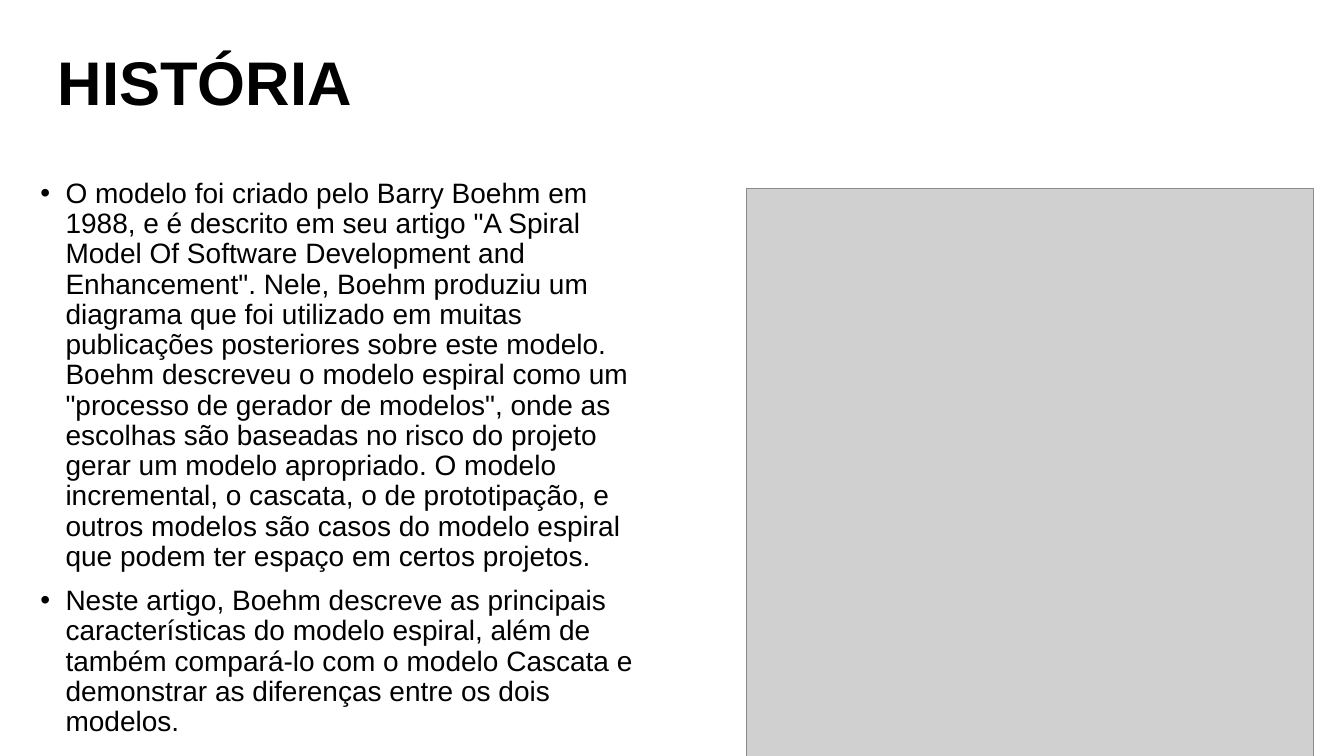
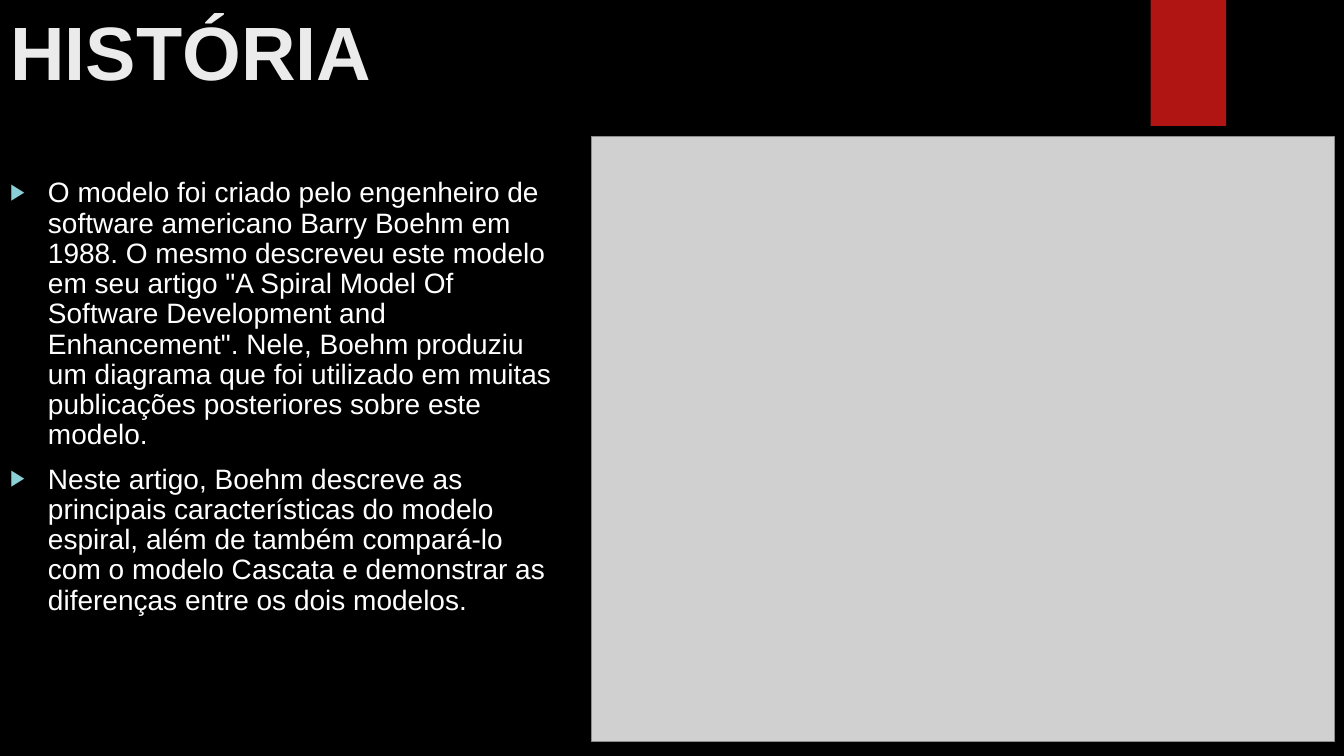
Before and after one commit to GabrielDSS0/ETEC-Coisas-Escolares, a slide deck: slide 4 of 1 etim ds 2022/Analise e Projeto de Sistemas/Trabalho sobre modelo Espiral/Modelo Espiral.pptx. Drawn at 1344x756 pixels with LibreOffice and Linux fonts; fonts in the diff are those of the drawing; grey boxes stand for pictures; background and template pictures are left out. Boxes give left, top, right and bottom in pixels: in the first picture for what was removed or moved away, otherwise in the second. Text is boxed around its words. In the diff, an @@ line names an element or a change of style, - is before the commit and + after.

```diff
--- a/1 etim ds 2022/Analise e Projeto de Sistemas/Trabalho sobre modelo Espiral/Modelo Espiral.pptx
+++ b/1 etim ds 2022/Analise e Projeto de Sistemas/Trabalho sobre modelo Espiral/Modelo Espiral.pptx
@@ background #FFFFFF to picture (left out) @@
@@ title "HISTÓRIA": place and size @@
-title "HISTÓRIA" at box(58, 55, 352, 106)
+title "HISTÓRIA" at box(10, 20, 371, 81)
@@ title "HISTÓRIA" at box(10, 20, 371, 81): size 44 to 54 pt, text colour #000000 to #EBEBEB; line spacing 0.9 to 1; vertical alignment middle to top @@
@@ rectangle added at box(1150, 0, 1226, 126), fill #B01513 @@
@@ picture: place and size @@
-picture at box(747, 189, 1314, 756)
+picture at box(592, 137, 1335, 741)
@@ text "O modelo foi criado pelo ...": place and size @@
-text "O modelo foi criado pelo ..." at box(66, 182, 633, 676)
+text "O modelo foi criado pelo ..." at box(48, 181, 551, 615)
@@ text at box(48, 181, 551, 445): text changed; text colour #000000 to #FFFFFF @@
-• O modelo foi criado pelo Barry Boehm em 1988, e é descrito em seu artigo "A Spiral Model Of Software Development and Enhancement". Nele, Boehm produziu um diagrama que foi utilizado em muitas publicações posteriores sobre este modelo. Boehm descreveu o modelo espiral como um "processo de gerador de modelos", onde as escolhas são baseadas no risco do projeto gerar um modelo apropriado. O modelo incremental, o cascata, o de prototipação, e outros modelos são casos do modelo espiral que podem ter espaço em certos projetos.
+▶ O modelo foi criado pelo engenheiro de software americano Barry Boehm em 1988. O mesmo descreveu este modelo em seu artigo "A Spiral Model Of Software Development and Enhancement". Nele, Boehm produziu um diagrama que foi utilizado em muitas publicações posteriores sobre este modelo.
@@ text at box(48, 468, 545, 615): text colour #000000 to #FFFFFF in "Neste artigo, Boehm descreve as principais características ..."; bullet • to ▶ @@
```
Also in this commit, not shown: 11 other slides changed, 1 slide added, 1 slide removed.
